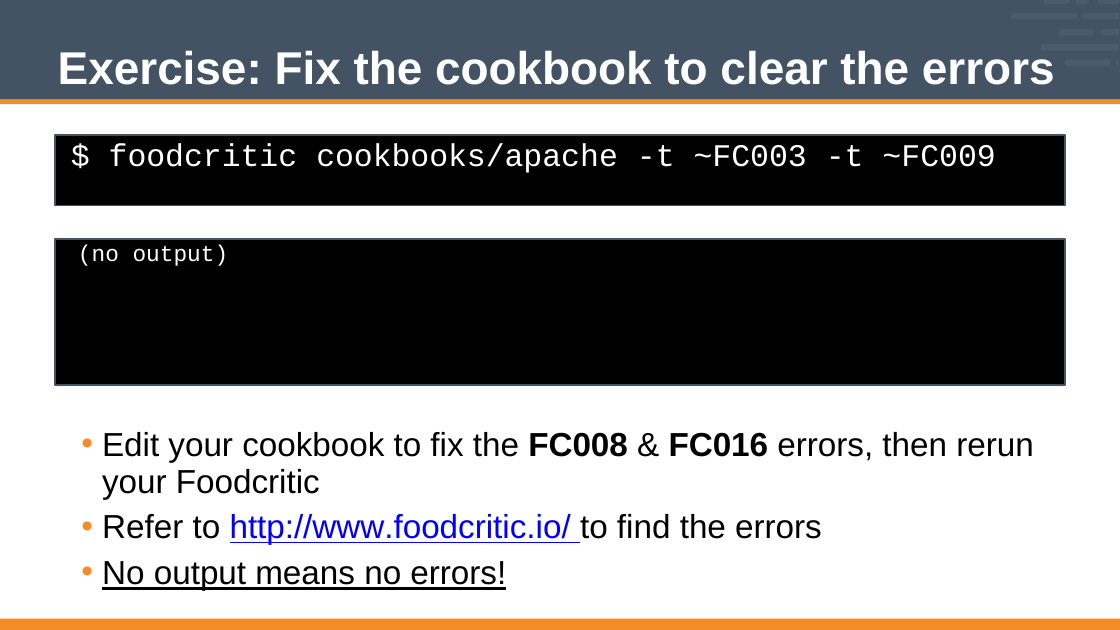
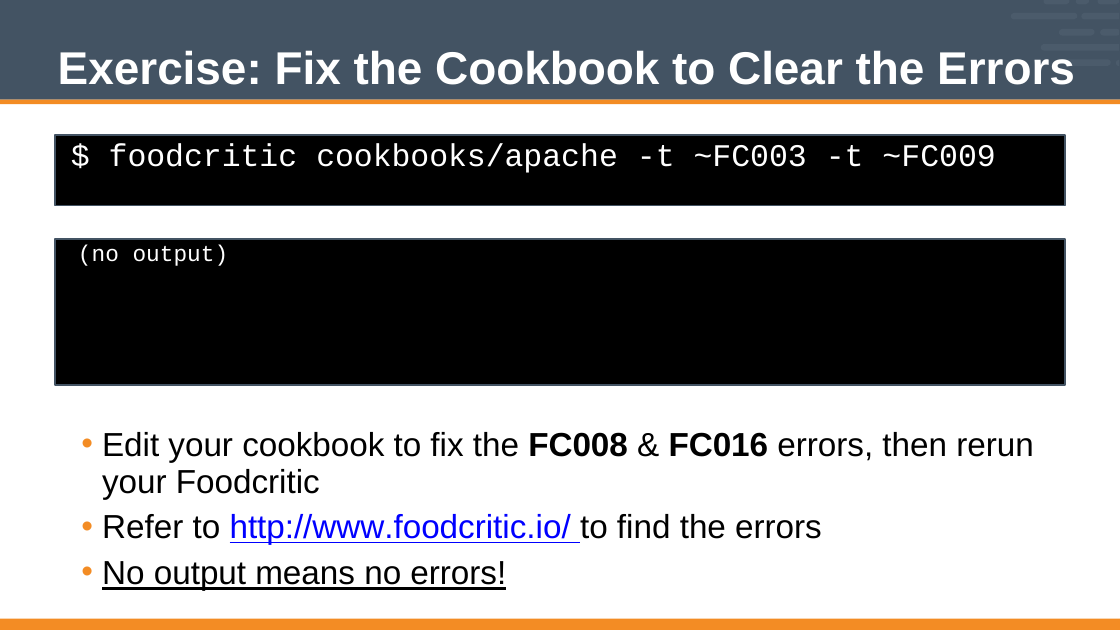
Before and after one commit to vinyar/chef-intermediate, a slide deck: slide 11 of Modules/10-Chef_Intermediate.pptx (slide 10 before the commit). Drawn at 1120x630 pixels with LibreOffice and Linux fonts; fonts in the diff are those of the drawing. Boxes give left, top, right and bottom in pixels: in the first picture for what was removed or moved away, otherwise in the second. Text is boxed around its words. In the diff, an @@ line names an element or a change of style, - is before the commit and + after.

```diff
--- a/Modules/10-Chef_Intermediate.pptx
+++ b/Modules/10-Chef_Intermediate.pptx
@@ title at (x1=58, y1=50, x2=1075, y2=85): text changed @@
-Exercise: Fix the cookbook to clear the errors
+Exercise: Fix the Cookbook to Clear the Errors
```
Also in this commit, not shown: 8 other slides changed, 3 slides added, 1 slide removed.
